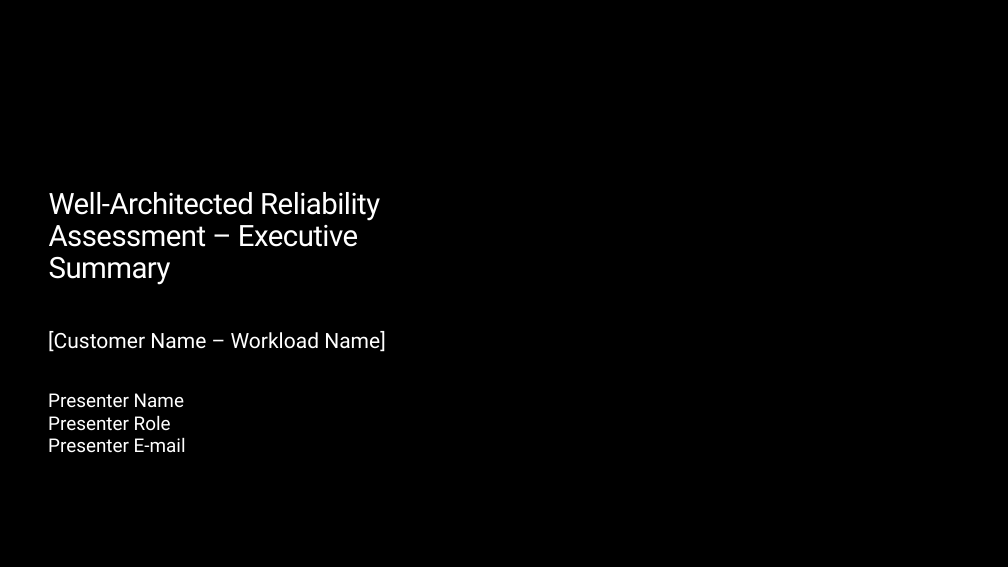
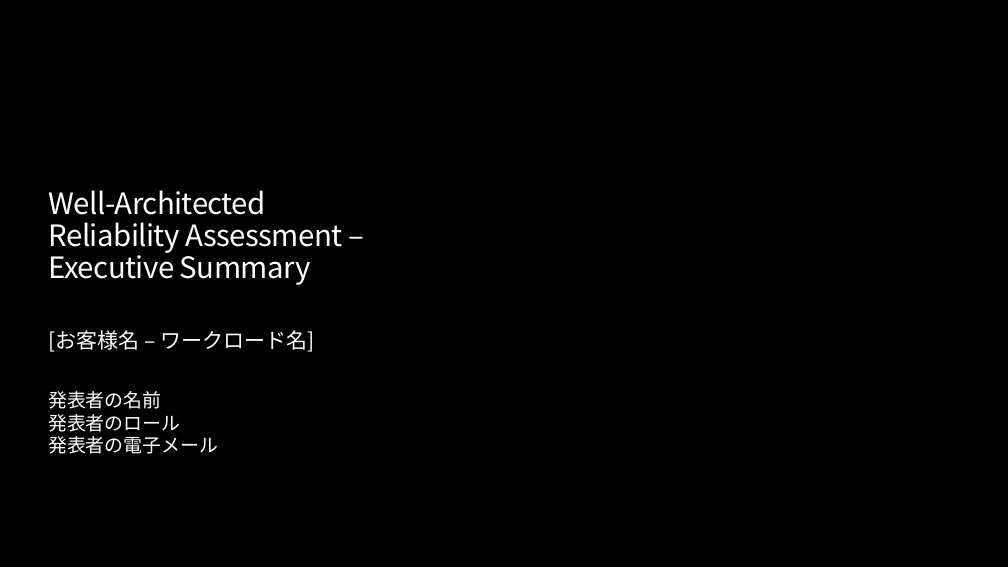
Before and after one commit to yahanda/Azure-Proactive-Resiliency-Library-v2, a slide deck: slide 2 of tools/Mandatory - Executive Summary presentation - Template.pptx. Drawn at 1008x567 pixels with LibreOffice and Linux fonts; fonts in the diff are those of the drawing; background and template pictures are left out. Boxes give left, top, right and bottom in pixels: in the first picture for what was removed or moved away, otherwise in the second. Text is boxed around its words. In the diff, an @@ line names an element or a change of style, - is before the commit and + after.

```diff
--- a/tools/Mandatory - Executive Summary presentation - Template.pptx
+++ b/tools/Mandatory - Executive Summary presentation - Template.pptx
@@ title "Well-Architected Reliability Assessment – Executive ..." at [49, 190, 342, 285]: font Roboto to Noto Sans CJK JP @@
@@ text at [48, 330, 314, 352]: text changed; font Roboto to Noto Sans CJK JP @@
-[Customer Name – Workload Name]
+[お客様名 – ワークロード名]
@@ text at [48, 391, 218, 454]: text changed; font Roboto to Noto Sans CJK JP @@
-Presenter Name
-Presenter Role
-Presenter E-mail
+発表者の名前
+発表者のロール
+発表者の電子メール
```
Also in this commit, not shown: 12 other slides changed, 21 slides added, 21 slides removed, 1 other file.
